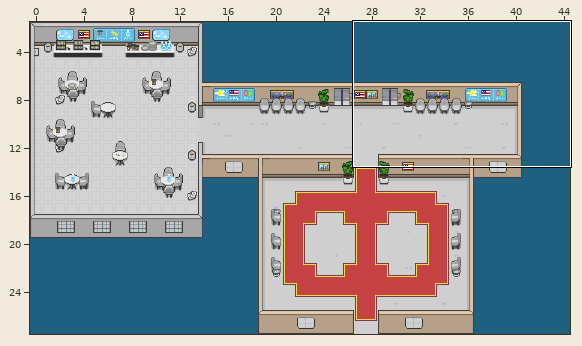
An edit to a level. Tiled map, assets/Mappa-prova/atrio-mensa.tmx. The picture above shows the old version from afar; the outline marks the close-up.
Close-up. The starting point:
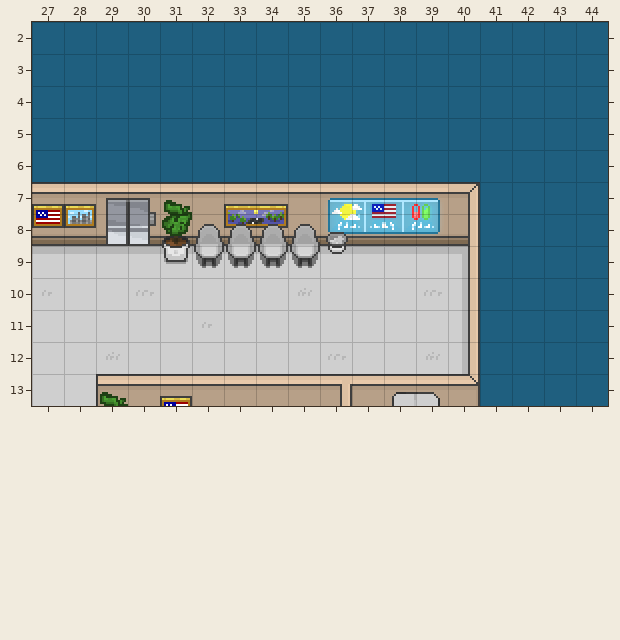
Cells are 16x16 px. Shown: x 27..44, y 2..13. The commit also changed other parts of the map, which this record leaves out. The old version is drawn lined up with the new one.
After the commit:
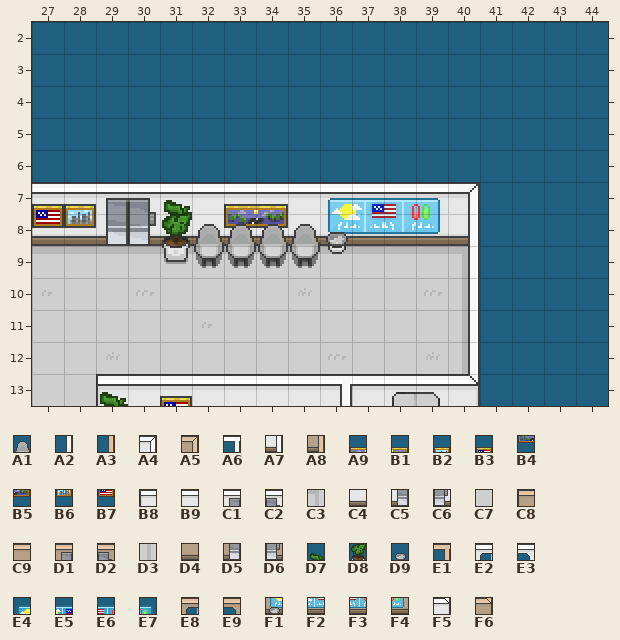
Key: from "tileset-mensa": A1 132; from "tileset-principale": A2 2, A3 4, A4 10, A5 12, A6 23, A7 50, A8 52, A9 109, B1 110, B2 111, B3 112, B4 149, B5 150, B6 151, B7 152, B8 201, B9 202, C1 209, C2 210, C3 225, C4 242, C5 249, C6 250, C7 266, C8 281, C9 282, D1 289, D2 290, D3 304, D4 322, D5 329, D6 330, D7 379, D8 419, D9 420, E1 426, E2 441, E3 442, E4 504, E5 505, E6 506, E7 507, E8 534, E9 535, F1 544, F2 545, F3 546, F4 547, F5 685, F6 687.
__ is an empty cell, ## one hidden under a higher layer, .. an unchanged one.
Tiles of an added or newly shown layer are drawn over the layers below it.
See-through tiles are keyed as they look on the map.
The edit:
map size 55x40 -> 45x30 cells (old content now starts at -7,-4; both pictures use the new coordinates)
--- layer "Atrio/corridoio/Pavimento" (removed)
@@ x 38..40 @@
- 9 .. .. C3
-10 .. .. D3
-11 .. .. D3
-12 .. .. D3
-13 C7 C7 ..
+ 9 .. .. __
+10 .. .. __
+11 .. .. __
+12 .. .. __
+13 __ __ ..
--- layer "Pavimento" (added)
@@ x 38..40 @@
- 9 .. .. __
-10 .. .. __
-11 .. .. __
-12 .. .. __
-13 __ __ ..
+ 9 .. .. C3
+10 .. .. D3
+11 .. .. D3
+12 .. .. D3
+13 C7 C7 ..
--- layer "Mura"
@@ x 27..40 @@
- 7 C9 C9 D1 D2 C9 C9 C9 C9 C9 C9 C9 C9 C9 A5
- 8 D4 D4 D5 D6 D4 D4 D4 D4 D4 D4 D4 D4 D4 A8
- 9 .. .. .. .. .. .. .. .. .. .. .. .. .. A3
-10 .. .. .. .. .. .. .. .. .. .. .. .. .. A3
-11 .. .. .. .. .. .. .. .. .. .. .. .. .. A3
-12 .. .. .. .. .. .. .. .. .. .. .. .. .. A3
-13 .. .. C8 C9 C9 C9 C9 C9 ## C9 C9 E8 E9 F6
+ 7 B9 B9 C1 C2 B9 B9 B9 B9 B9 B9 B9 B9 B9 A4
+ 8 C4 C4 C5 C6 C4 C4 C4 C4 C4 C4 C4 C4 C4 A7
+ 9 .. .. .. .. .. .. .. .. .. .. .. .. .. A2
+10 .. .. .. .. .. .. .. .. .. .. .. .. .. A2
+11 .. .. .. .. .. .. .. .. .. .. .. .. .. A2
+12 .. .. .. .. .. .. .. .. .. .. .. .. .. A2
+13 .. .. B8 B9 B9 B9 B9 B9 B9 A4 B9 E2 E3 F5
--- layer "mura angoli"
@@ x 35..36 @@
-13 C9 E1
+13 __ A6
--- layer "Atrio/corridoio/schermi" (removed)
@@ x 36..39 @@
- 7 E4 E5 E6 E7
- 8 F1 F2 F3 F4
+ 7 __ __ __ __
+ 8 __ __ __ __
--- layer "Atrio/corridoio/quadri" (removed)
@@ x 28..34 @@
- 7 B2 .. .. .. .. A9 B1
- 8 B6 .. .. .. .. B4 B5
+ 7 __ .. .. .. .. __ __
+ 8 __ .. .. .. .. __ __
@@ x 31..31 @@
-13 B3
+13 __
--- layer "Atrio/corridoio/Piante" (removed)
@@ x 31..31 @@
- 7 D7
- 8 D8
+ 7 __
+ 8 __
@@ x 29..29 @@
-13 D7
+13 __
--- layer "Atrio/corridoio/cestini1" (removed)
@@ x 27..36 @@
- 7 B3 .. .. .. .. .. .. .. .. ..
- 8 B7 .. .. .. .. .. .. .. .. D9
+ 7 __ .. .. .. .. .. .. .. .. ..
+ 8 __ .. .. .. .. .. .. .. .. __
--- layer "Atrio/corridoio/sedie" (removed)
@@ x 32..35 @@
- 8 A1 A1 A1 A1
+ 8 __ __ __ __
--- layer "quadri" (added)
@@ x 27..34 @@
- 7 __ __ .. .. .. .. __ __
- 8 __ __ .. .. .. .. __ __
+ 7 B3 B2 .. .. .. .. A9 B1
+ 8 B7 B6 .. .. .. .. B4 B5
@@ x 31..31 @@
-13 __
+13 B3
--- layer "piante" (added)
@@ x 31..31 @@
- 7 __
- 8 __
+ 7 D7
+ 8 D8
@@ x 29..29 @@
-13 __
+13 D7
--- layer "schermi" (added)
@@ x 36..39 @@
- 7 __ __ __ __
- 8 __ __ __ __
+ 7 E4 E5 E6 E7
+ 8 F1 F2 F3 F4
--- layer "sedie" (added)
@@ x 32..35 @@
- 8 __ __ __ __
+ 8 A1 A1 A1 A1
--- layer "cestini davanti" (added)
@@ x 36..36 @@
- 8 __
+ 8 D9
